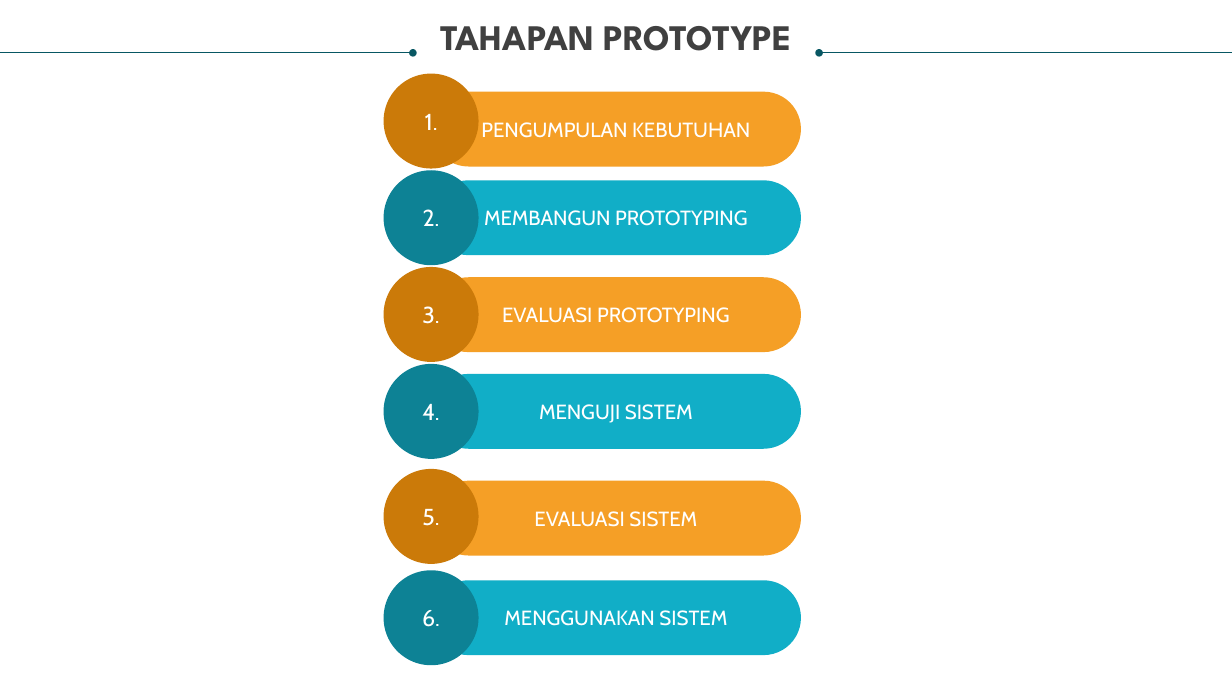
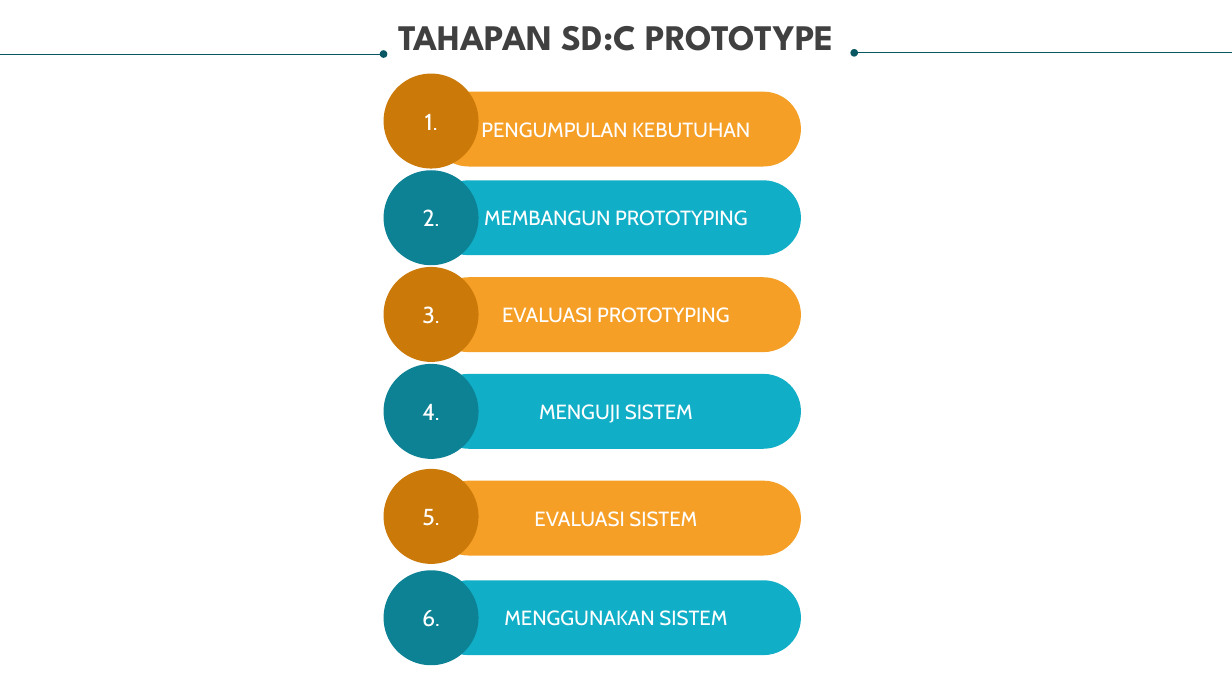
Before and after one commit to ivansukma/TAS-KAPITA-SELEKTA, a slide deck: slide 7 of BluePrint/Aplikasi Suhu Tubuh FIX.pptx. Drawn at 1232x693 pixels with LibreOffice and Linux fonts; fonts in the diff are those of the drawing. Boxes give left, top, right and bottom in pixels: in the first picture for what was removed or moved away, otherwise in the second. Text is boxed around its words. In the diff, an @@ line names an element or a change of style, - is before the commit and + after.

```diff
--- a/BluePrint/Aplikasi Suhu Tubuh FIX.pptx
+++ b/BluePrint/Aplikasi Suhu Tubuh FIX.pptx
@@ text at bbox=[398, 26, 834, 51]: text changed @@
-TAHAPAN PROTOTYPE
+TAHAPAN SD:C PROTOTYPE
@@ arrow moved from (0, 53) - (413, 53) to (0, 54) - (384, 54) @@
@@ arrow moved from (819, 53) - (1232, 53) to (855, 53) - (1232, 53) @@
```
